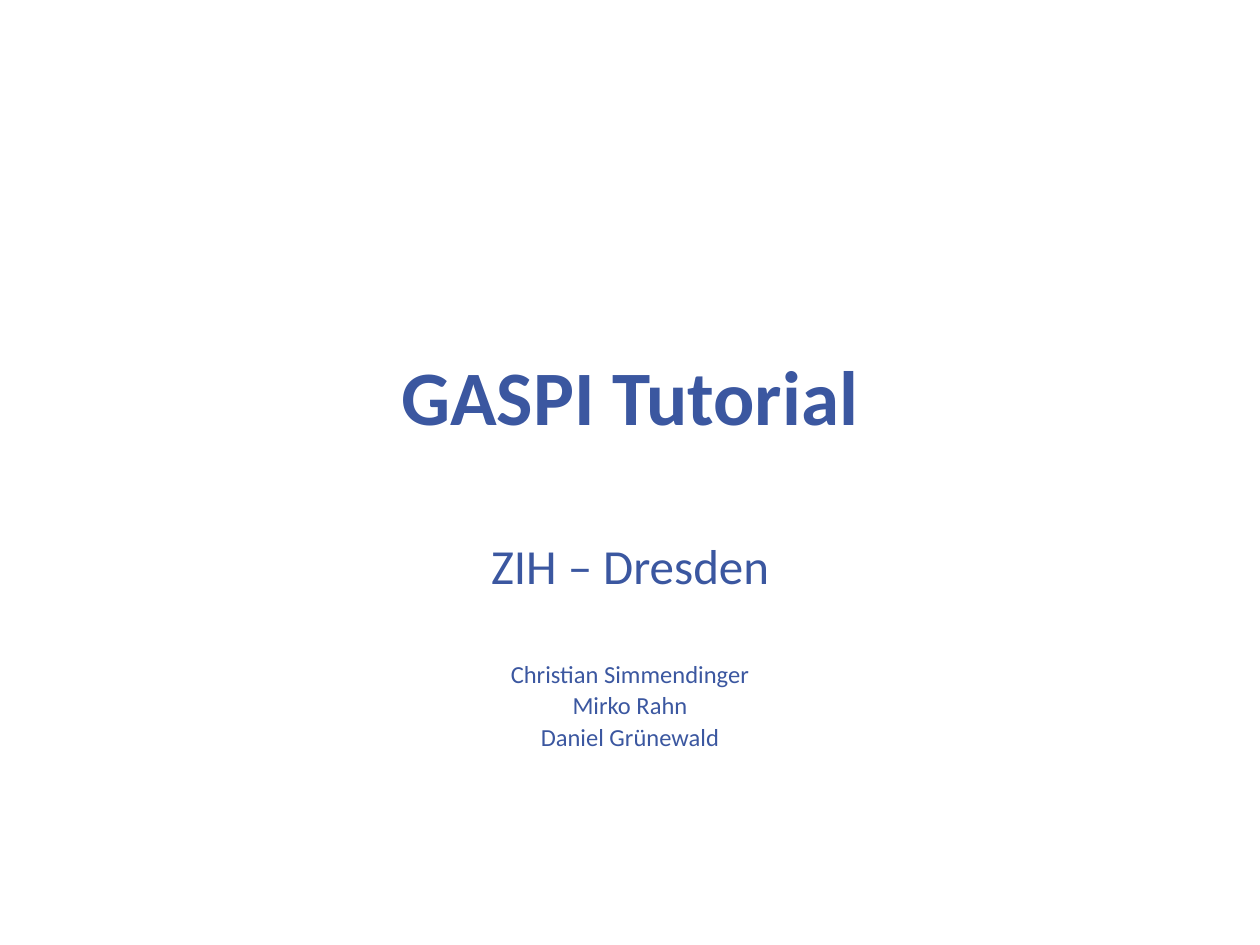
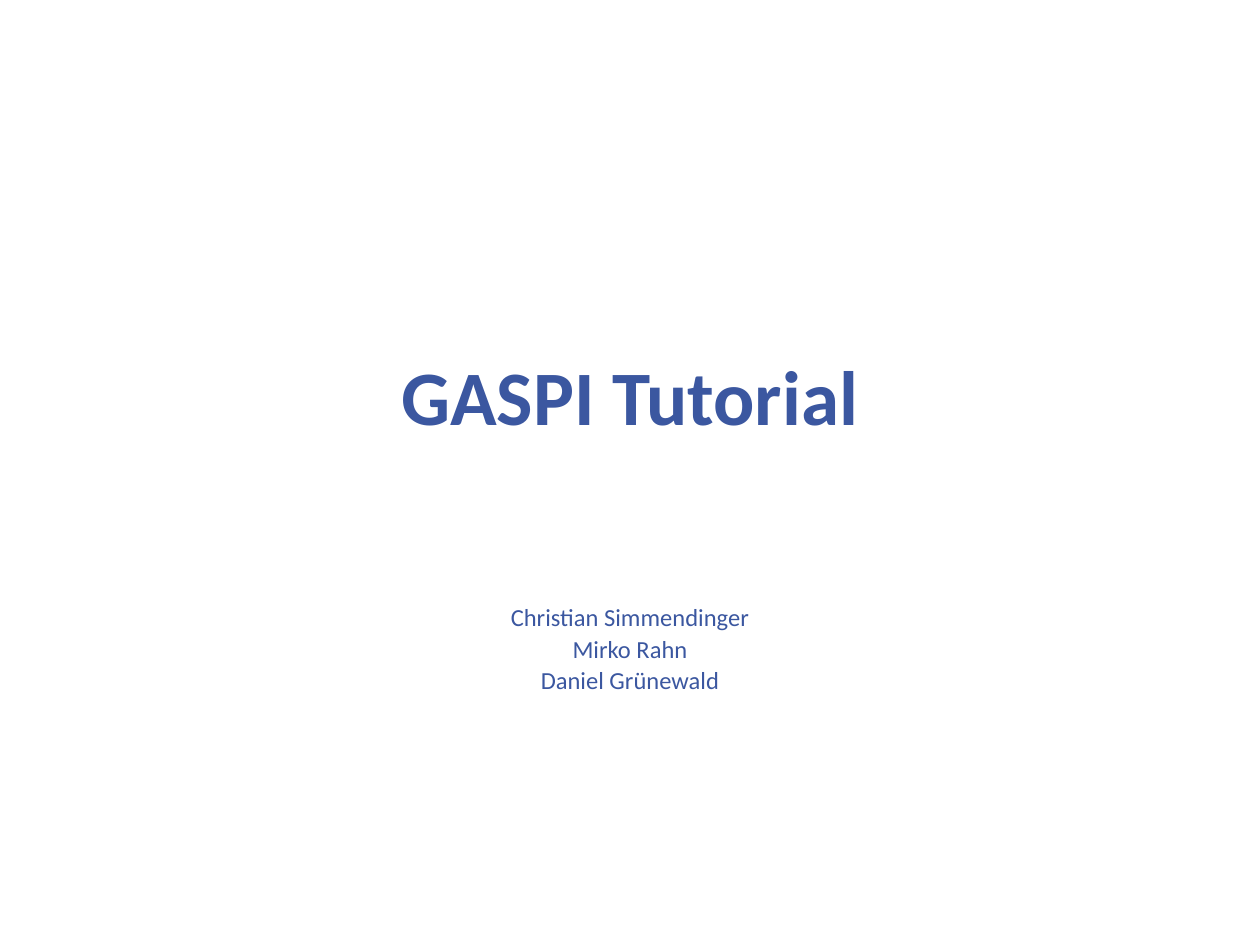
Before and after one commit to cc-hpc-itwm/GPI-2, a slide deck: slide 1 of tutorial/slides/gaspi_tutorial.pptx. Drawn at 1260x945 pixels with LibreOffice and Linux fonts; fonts in the diff are those of the drawing; background and template pictures are left out. Boxes give left, top, right and bottom in pixels: in the first picture for what was removed or moved away, otherwise in the second. Text is boxed around its words. In the diff, an @@ line names an element or a change of style, - is before the commit and + after.

Commit message:
Update tutorial slides and fixes to examples

```diff
--- a/tutorial/slides/gaspi_tutorial.pptx
+++ b/tutorial/slides/gaspi_tutorial.pptx
@@ subtitle at (491,550,769,585): paragraph removed @@
-ZIH – Dresden
```
Also in this commit, not shown: 15 other slides changed, 11 other files.
